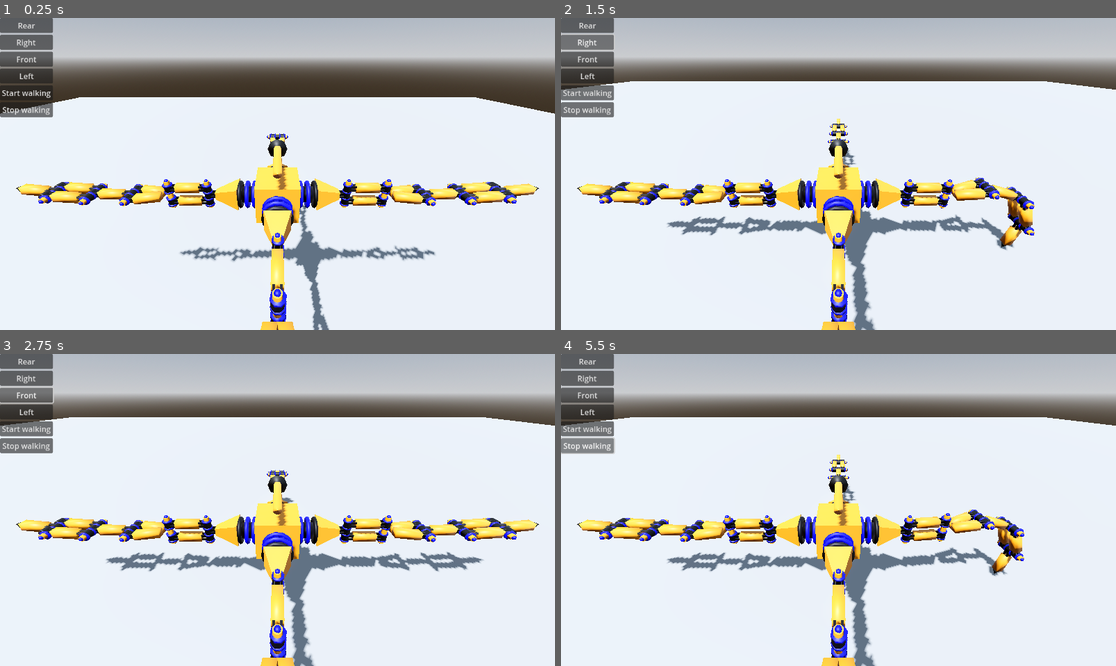
Above: before the commit, frames 1-4 (two rows, left to right).
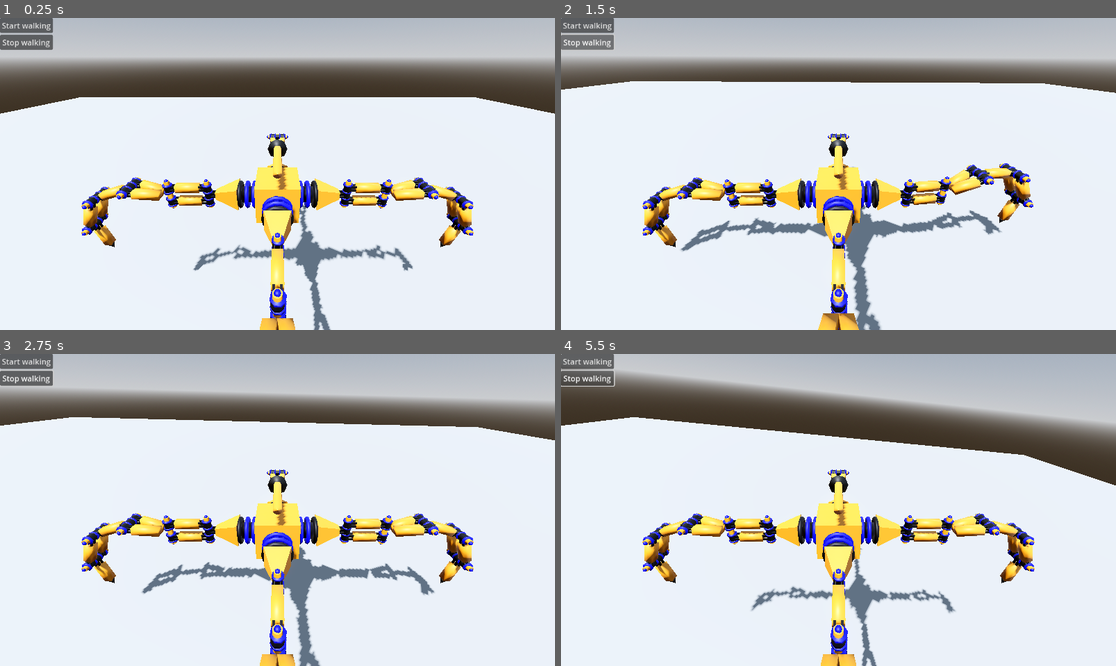
Above: after the commit, the same moments.

Repository: gheddie/godot_spider_game
Game: Godot game, scene res://sandbox.tscn
The game is run twice, just before and just after one commit, with the same random seed, the same clock (stepped at 60 frames per second) and the same inputs.
Inputs (mouse positions are in pixels of both pictures, inside the frame that each line leads up to):
- Up to frame 1 (0.25 s): no input
- Up to frame 2 (1.5 s): click (588, 24) at 0.5 s, where only the run before the commit has a clickable "Rear"; click (588, 42) at 1.25 s, where only the run before the commit has a clickable "Right"
- Up to frame 3 (2.75 s): click (27, 394) at 2 s, where only the run before the commit has a clickable "Front"
- Up to frame 4 (5.5 s): click (588, 413) at 2.75 s, where only the run before the commit has a clickable "Left"; click "Start walking" at 3.5 s; click "Start walking" at 4.25 s; click "Stop walking" at 5 s

The runs differ from the first frame. In frame 1, 6.4% of the frame differs, in the area x 0-98%, y 1-100%; in frame 2, 9.2%; in frame 3, 14%; in frame 4, 23%, in the area x 0-100%, y 1-100%.

Commit message:
export all leg animations as one from blender glb

Diff:
--- a/assets/spider.tscn
+++ b/assets/spider.tscn
@@ -4,17 +4,85 @@
 [ext_resource type="PackedScene" uid="uid://bfxf731uerwcx" path="res://assets/blender/export/spider.glb" id="1_k3kcl"]
 
 [sub_resource type="BoxShape3D" id="BoxShape3D_685mp"]
-size = Vector3(136.64398, 35.069733, 135.81378)
+size = Vector3(2005.417, 5.1251984, 13.874765)
 
 [node name="Spider" type="RigidBody3D"]
 script = ExtResource("1_h5k70")
 
 [node name="CollisionShape3D" type="CollisionShape3D" parent="."]
-transform = Transform3D(1, 0, 0, 0, 1, 0, 0, 0, 1, -0.082855225, 17.49791, 0.165802)
+transform = Transform3D(1, 0, 0, 0, 1, 0, 0, 0, 1, 997.22144, 2.5256424, 0.014159203)
 shape = SubResource("BoxShape3D_685mp")
 
 [node name="spider" parent="." instance=ExtResource("1_k3kcl")]
 transform = Transform3D(0.1, 0, 0, 0, 0.1, 0, 0, 0, 0.1, 0, 0, 0)
+
+[node name="Skeleton3D" parent="spider/Armature4" index="0"]
+bones/1/rotation = Quaternion(0, 0, 0.0054911003, 0.9999849)
+bones/2/rotation = Quaternion(0.11172414, -5.3900998e-11, -5.152505e-10, 0.99373925)
+bones/3/rotation = Quaternion(-0.2714534, -3.4108313e-11, 2.1753044e-10, 0.9624516)
+bones/4/rotation = Quaternion(-0.4243063, 1.9352663e-10, 5.2371097e-11, 0.9055187)
+bones/5/rotation = Quaternion(-0.30468816, 7.483216e-09, 9.07412e-09, 0.9524522)
+bones/6/position = Vector3(50.33333, -20, -0.3333303)
+bones/6/rotation = Quaternion(0.5, -0.50000006, 0.5, 0.50000006)
+
+[node name="Bone_005" parent="spider/Armature4/Skeleton3D" index="0"]
+transform = Transform3D(0.01098202, -0.248074, 0.9686788, -1.9311816e-08, -0.96873724, -0.2480889, 0.9999397, 0.0027244994, -0.010638697, 52.824345, -10.30966, -0.36049977)
+
+[node name="Bone_004" parent="spider/Armature4/Skeleton3D" index="1"]
+transform = Transform3D(0.010982034, 0.36020878, 0.9328071, -3.139768e-10, -0.93286335, 0.36023057, 0.9999397, -0.003956064, -0.010244737, 49.222256, -0.98102665, -0.32093912)
+
+[node name="Bone_003" parent="spider/Armature4/Skeleton3D" index="2"]
+transform = Transform3D(0.010982034, 0.947309, 0.32013264, 3.7950358e-11, -0.32015198, 0.94736624, 0.9999397, -0.0104040075, -0.0035159201, 39.749165, 2.2204933, -0.21689907)
+
+[node name="Bone_002" parent="spider/Armature4/Skeleton3D" index="3"]
+transform = Transform3D(0.010982034, 0.9749766, -0.22203593, -8.0047635e-12, 0.22204933, 0.9750354, 0.9999397, -0.010707872, 0.0024385531, 29.999397, 0, -0.10982035)
+
+[node name="Bone_001" parent="spider/Armature4/Skeleton3D" index="4"]
+transform = Transform3D(0.010982035, 0.9999397, 0, 0, 0, 1, 0.9999397, -0.010982035, 0, 20, 0, 0)
+
+[node name="Skeleton3D" parent="spider/Armature1" index="0"]
+bones/2/rotation = Quaternion(0.110485025, -7.531379e-11, -2.7609226e-10, 0.9938778)
+bones/3/rotation = Quaternion(-0.26896748, -7.981327e-12, 1.9346486e-10, 0.96314925)
+bones/4/rotation = Quaternion(-0.4197367, -4.8067357e-16, -2.7187442e-16, 0.907646)
+bones/5/rotation = Quaternion(-0.3011781, 7.315675e-09, 9.309157e-09, 0.9535679)
+bones/6/position = Vector3(50.666676, -20, 1.4563794e-07)
+bones/6/rotation = Quaternion(-0.49999994, -0.5, 0.50000006, 0.5)
+
+[node name="Bone_005" parent="spider/Armature1/Skeleton3D" index="0"]
+transform = Transform3D(-1.3073513e-08, -0.22855139, 0.97353184, -1.9581808e-08, -0.97353184, -0.22855139, 1, -2.2051482e-08, 8.252032e-09, 52.959, -10.26198, -9.304323e-10)
+
+[node name="Bone_004" parent="spider/Armature1/Skeleton3D" index="1"]
+transform = Transform3D(1.1498627e-10, 0.37209615, 0.92819417, 8.495459e-11, -0.92819417, 0.37209615, 1, 3.6068426e-11, -1.3834087e-10, 49.238037, -0.9800389, -1.2913484e-09)
+
+[node name="Bone_003" parent="spider/Armature1/Skeleton3D" index="2"]
+transform = Transform3D(1.1498601e-10, 0.9482177, 0.31762108, 8.495352e-11, -0.31762108, 0.9482177, 1, -8.204872e-11, -1.1707642e-10, 39.75586, 2.196172, -4.7086557e-10)
+
+[node name="Bone_002" parent="spider/Armature1/Skeleton3D" index="3"]
+transform = Transform3D(-2.7225472e-10, 0.9755861, -0.2196172, 8.8697286e-11, 0.2196172, 0.9755861, 1, 2.461285e-10, -1.4632368e-10, 30, 0, -2.932154e-09)
+
+[node name="Skeleton3D" parent="spider/Armature2" index="0"]
+bones/1/rotation = Quaternion(0, 0, -0.005491111, 0.9999849)
+bones/2/rotation = Quaternion(0.1117237, 4.673501e-12, -4.665548e-11, 0.9937393)
+bones/3/rotation = Quaternion(-0.27145344, -2.7741878e-11, 1.7880565e-10, 0.9624516)
+bones/4/rotation = Quaternion(-0.4243059, -4.562833e-11, 6.1002293e-11, 0.90551895)
+bones/5/rotation = Quaternion(-0.30468795, 7.0094686e-09, 9.320482e-09, 0.95245224)
+bones/6/position = Vector3(50.33333, -20.00002, 0.33333048)
+bones/6/rotation = Quaternion(-0.50000006, -0.5, -0.4999999, 0.50000006)
+
+[node name="Bone_005" parent="spider/Armature2/Skeleton3D" index="0"]
+transform = Transform3D(-0.010982069, -0.24807331, 0.96867895, -1.9434983e-08, -0.9687373, -0.2480883, 0.9999397, -0.0027245414, 0.010638736, 52.82434, -10.309675, 0.3605005)
+
+[node name="Bone_004" parent="spider/Armature2/Skeleton3D" index="1"]
+transform = Transform3D(-0.010982056, 0.36020896, 0.9328069, -1.0513847e-12, -0.9328632, 0.36023065, 0.9999397, 0.003956074, 0.010244756, 49.22225, -0.98104334, 0.32093978)
+
+[node name="Bone_003" parent="spider/Armature2/Skeleton3D" index="2"]
+transform = Transform3D(-0.010982056, 0.9473088, 0.3201335, 1.7472145e-11, -0.32015282, 0.9473659, 0.9999397, 0.010404026, 0.0035159364, 39.749165, 2.2204847, 0.21689951)
+
+[node name="Bone_002" parent="spider/Armature2/Skeleton3D" index="3"]
+transform = Transform3D(-0.010982056, 0.9749768, -0.22203507, -1.971353e-11, 0.22204846, 0.9750356, 0.9999397, 0.010707896, -0.0024385487, 29.999397, 0, 0.10982056)
+
+[node name="Bone_001" parent="spider/Armature2/Skeleton3D" index="4"]
+transform = Transform3D(-0.010982056, 0.9999397, 0, 0, 0, 1, 0.9999397, 0.010982056, 0, 20, 0, 1.9895197e-13)
 
 [node name="Skeleton3D" parent="spider/Armature3" index="0"]
 bones/2/rotation = Quaternion(0.112832725, -7.596581e-11, -2.7591357e-10, 0.993614)
@@ -46,22 +114,6 @@
 grow_horizontal = 2
 grow_vertical = 2
 
-[node name="PlayRearLegAnimation" type="Button" parent="GridContainer"]
-layout_mode = 2
-text = "Rear"
-
-[node name="PlayRightLegAnimation" type="Button" parent="GridContainer"]
-layout_mode = 2
-text = "Right"
-
-[node name="PlayFrontLegAnimation" type="Button" parent="GridContainer"]
-layout_mode = 2
-text = "Front"
-
-[node name="PlayLeftLegAnimation" type="Button" parent="GridContainer"]
-layout_mode = 2
-text = "Left	"
-
 [node name="StartWalking" type="Button" parent="GridContainer"]
 layout_mode = 2
 text = "Start walking"
--- a/script/spider.gd
+++ b/script/spider.gd
@@ -2,38 +2,14 @@
 
 @onready var spider_animator: AnimationPlayer = $spider/AnimationPlayer
 
-@onready var buttonRearLegAnimation: Button = $GridContainer/PlayRearLegAnimation
-@onready var buttonLeftLegAnimation: Button = $GridContainer/PlayLeftLegAnimation
-@onready var buttonRightLegAnimation: Button = $GridContainer/PlayRightLegAnimation
-@onready var buttonFrontLegAnimation: Button = $GridContainer/PlayFrontLegAnimation
-
 @onready var buttonStartWalking: Button = $GridContainer/StartWalking
 @onready var buttonStopWalking: Button = $GridContainer/StopWalking
-
-const LEFT_LEG_ANIM: String = "LeftLegAnimation"
-const RIGHT_LEG_ANIM: String = "RightLegAnimation"
-const FRONT_LEG_ANIM: String = "FrontLegAnimation"
-const REAR_LEG_ANIM: String = "RearLegAnimation"
-
-var frontLegAnimation : Animation
-var rearLegAnimation : Animation
-var leftLegAnimation : Animation
-var rigthLegAnimation : Animation
 
 # Called when the node enters the scene tree for the first time.
 func _ready() -> void:
 	print("spider is ready...")
 	print(spider_animator)
 	connect_buttons()
-
-	init_animations()
-
-func init_animations() -> void:
-
-	frontLegAnimation = spider_animator.get_animation(FRONT_LEG_ANIM)
-	rearLegAnimation = spider_animator.get_animation(REAR_LEG_ANIM)
-	leftLegAnimation = spider_animator.get_animation(LEFT_LEG_ANIM)
-	rigthLegAnimation = spider_animator.get_animation(RIGHT_LEG_ANIM)
 
 # Called every frame. 'delta' is the elapsed time since the previous frame.
 func _process(delta: float) -> void:
@@ -42,11 +18,6 @@
 func connect_buttons() -> void:
 
 	print("connect_buttons...")
-
-	buttonRearLegAnimation.pressed.connect(play_animation.bind(REAR_LEG_ANIM))
-	buttonFrontLegAnimation.pressed.connect(play_animation.bind(FRONT_LEG_ANIM))
-	buttonLeftLegAnimation.pressed.connect(play_animation.bind(LEFT_LEG_ANIM))
-	buttonRightLegAnimation.pressed.connect(play_animation.bind(RIGHT_LEG_ANIM))
 
 	buttonStartWalking.pressed.connect(start_walking)
 	buttonStopWalking.pressed.connect(stop_walking)
@@ -63,13 +34,7 @@
 func start_walking():
 
 	print("start_walking...")
-
-	play_animation(FRONT_LEG_ANIM)
-	play_animation(REAR_LEG_ANIM)
-	play_animation(LEFT_LEG_ANIM)
-	play_animation(RIGHT_LEG_ANIM)
-
-	pass
+	play_animation("Animation")
 
 func stop_walking():
 
Binary file changed: assets/blender/export/spider.glb
Not shown, changed: assets/blender/spider.blend
